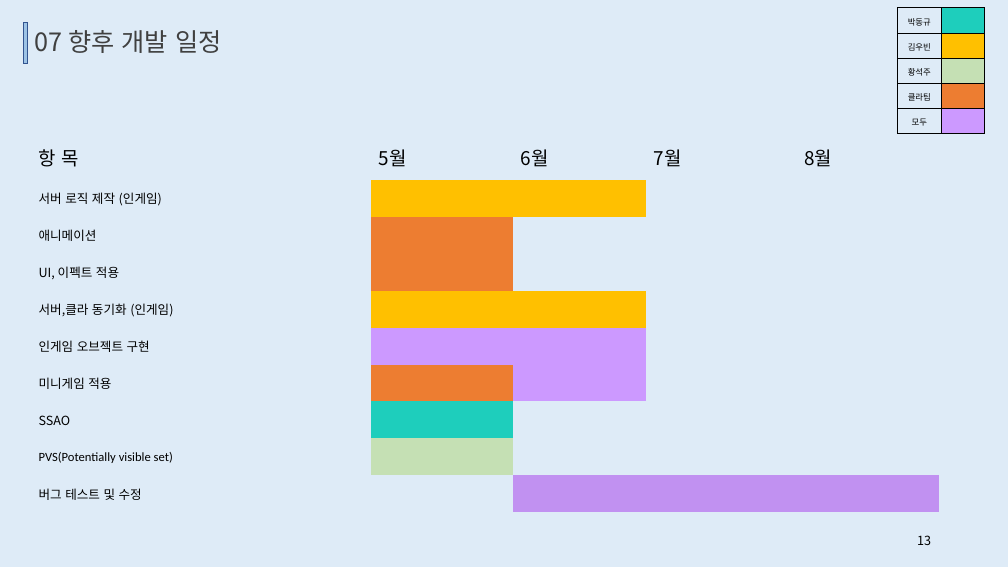
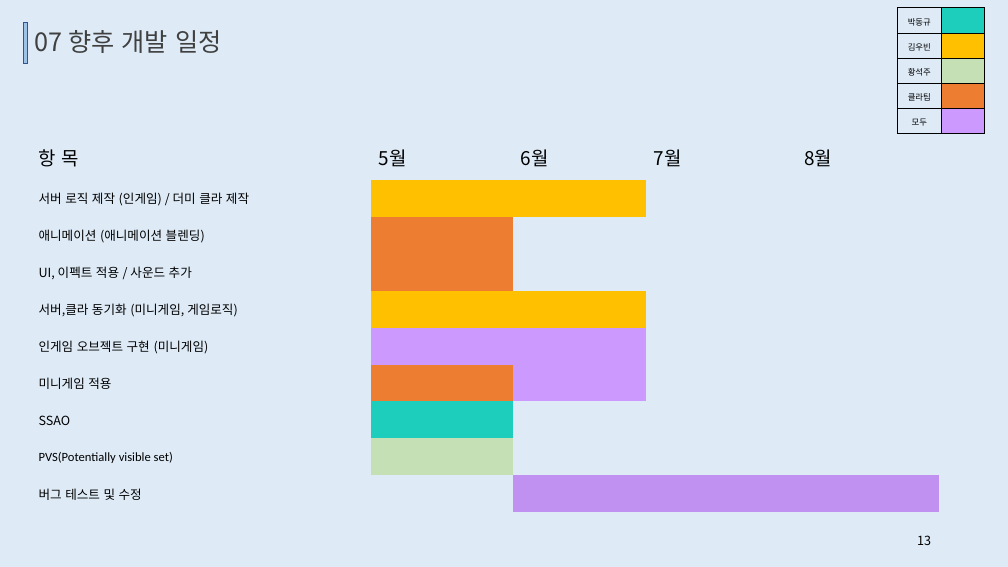
Before and after one commit to TUKoreaEscape/Graduation_Project, a slide deck: slide 13 of Graduation_Document/중간발표.pptx. Drawn at 1008x567 pixels with LibreOffice and Linux fonts; fonts in the diff are those of the drawing. Boxes give left, top, right and bottom in pixels: in the first picture for what was removed or moved away, otherwise in the second. Text is boxed around its words. In the diff, an @@ line names an element or a change of style, - is before the commit and + after.

```diff
--- a/Graduation_Document/중간발표.pptx
+++ b/Graduation_Document/중간발표.pptx
@@ table at box(31, 134, 939, 513) @@
-row 2, column 1: 서버 로직 제작 (인게임)
+row 2, column 1: 서버 로직 제작 (인게임) / 더미 클라 제작
-row 3, column 1: 애니메이션
+row 3, column 1: 애니메이션 (애니메이션 블렌딩)
-row 4, column 1: UI, 이펙트 적용
+row 4, column 1: UI, 이펙트 적용 / 사운드 추가
-row 5, column 1: 서버,클라 동기화 (인게임)
+row 5, column 1: 서버,클라 동기화 (미니게임, 게임로직)
-row 6, column 1: 인게임 오브젝트 구현
+row 6, column 1: 인게임 오브젝트 구현 (미니게임)
```
Also in this commit, not shown: 3 other slides changed, 7 other files.
